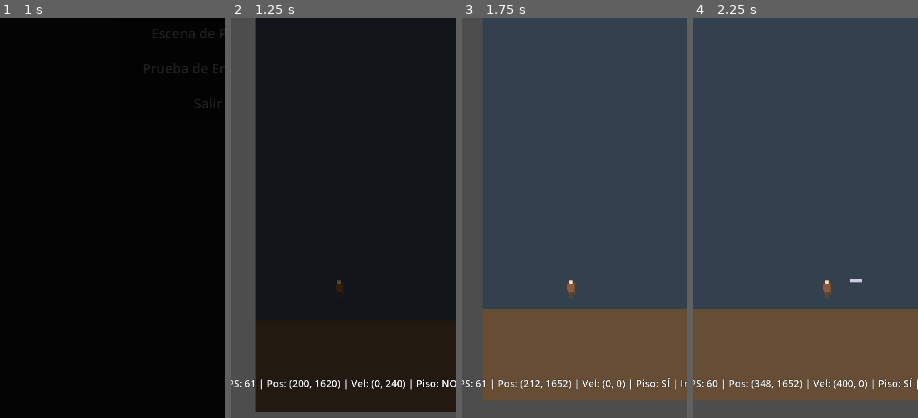
Above: before the commit, frames 1-4 (left to right).
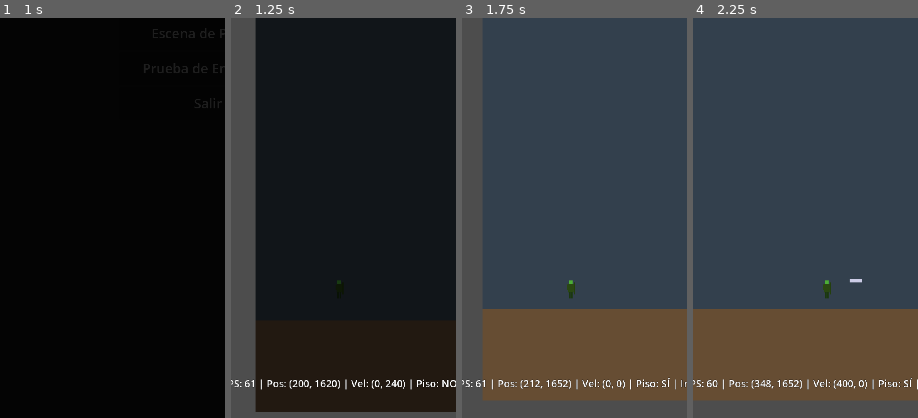
Above: after the commit, the same moments.

Repository: juanrafernandez/pilgrim
Game: Godot game, scene res://scenes/main/main_menu.tscn
Same seed, same stepped clock (60 frames per second), same inputs: the game is played once before the commit and once after it.
Inputs:
- Up to frame 1 (1 s): click "Nuevo Juego" at 0.5 s
- Up to frame 2 (1.25 s): no input
- Up to frame 3 (1.75 s): tap Enter (ui_accept) at 1.25 s; hold Right (move_right) from 1.28 s (still down); tap S (attack) at 1.35 s; tap A (jump) at 1.52 s
- Up to frame 4 (2.25 s): keep holding Right (move_right); tap W (special) at 2.1 s
The pictures show only the part of the screen within x 4-54%, y 50-100%; the shares and areas given below are measured in that part.

Frame 1 is identical in both runs. In frame 2, less than 0.1% of the frame differs, in the area x 46-50%, y 65-69%; in frame 3, 0.1%, in the area x 46-51%, y 65-70%; in frame 4, 0.1%.
Error before the commit: Invalid assignment of property or key 'color' with value of type 'Color' on a base object of type 'Sprite2D'. (res://scripts/player/player.gd:441)

Commit message:
fix: replace sprite.color with sprite.modulate for Sprite2D compatibility
Changed sprite.color to sprite.modulate in _setup_phase() method.
Sprite2D doesn't have a 'color' property, uses 'modulate' instead.

Diff:
--- a/scripts/player/player.gd
+++ b/scripts/player/player.gd
@@ -438,22 +438,22 @@
 		GameManager.PlayerPhase.CHILD:
 			max_health = 80
 			attack_damage = 8
-			sprite.color = Color(0.3, 0.8, 0.3)  # Green
+			sprite.modulate = Color(0.3, 0.8, 0.3)  # Green
 
 		GameManager.PlayerPhase.ADOLESCENT:
 			max_health = 100
 			attack_damage = 12
-			sprite.color = Color(0.2, 0.5, 0.9)  # Blue
+			sprite.modulate = Color(0.2, 0.5, 0.9)  # Blue
 
 		GameManager.PlayerPhase.KNIGHT:
 			max_health = 150
 			attack_damage = 20
-			sprite.color = Color(0.95, 0.95, 0.95)  # White (templar)
+			sprite.modulate = Color(0.95, 0.95, 0.95)  # White (templar)
 
 		GameManager.PlayerPhase.ELDER:
 			max_health = 120
 			attack_damage = 15
-			sprite.color = Color(0.7, 0.7, 0.7)  # Gray
+			sprite.modulate = Color(0.7, 0.7, 0.7)  # Gray
 
 	# Restore health to new max
 	current_health = max_health
